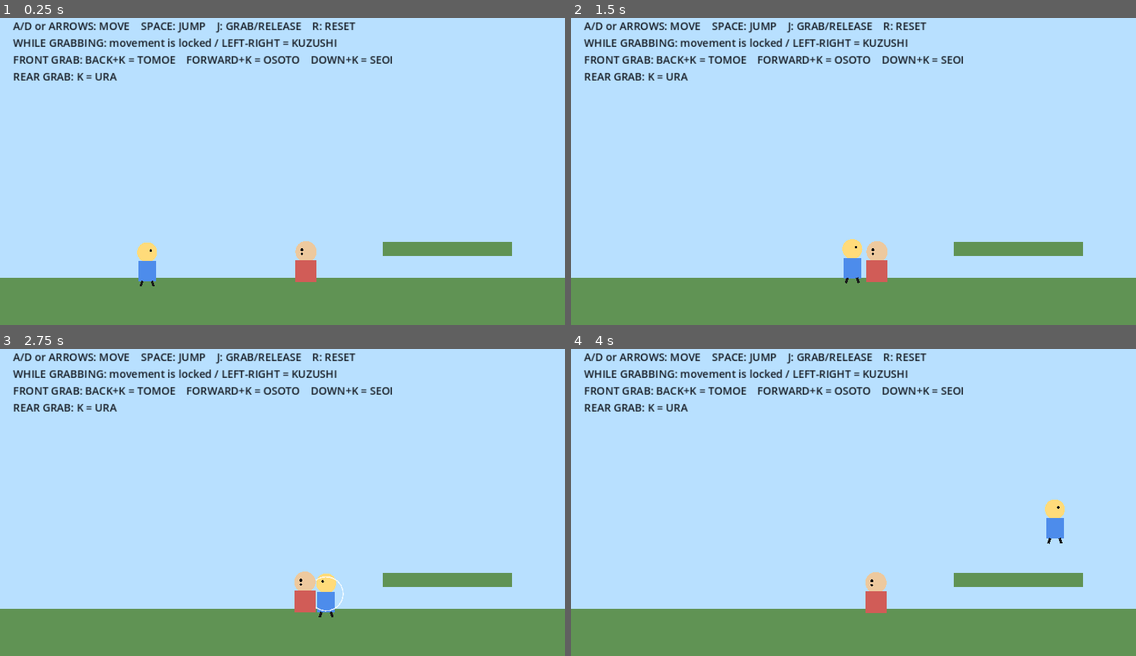
Above: before the commit, frames 1-4 (two rows, left to right).
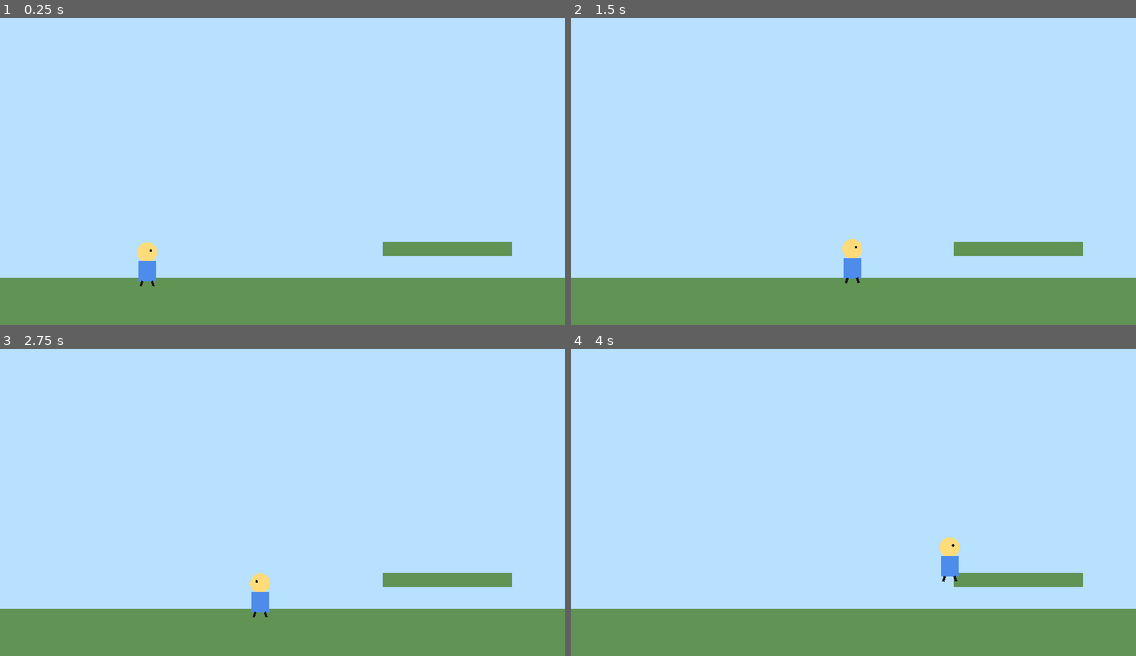
Above: after the commit, the same moments.

Repository: arimottyan-sketch/judo_game
Game: Godot game, scene res://main.tscn
Two runs of this game, one before a commit and one after it. Both use one fixed random seed, a clock stepped at 60 frames per second and the inputs below.
Inputs:
- Up to frame 1 (0.25 s): no input
- Up to frame 2 (1.5 s): tap Enter at 0.5 s; hold D (move_right) from 0.53 s (still down); tap J (grab) at 0.6, 1.35 s; tap Space (jump) at 0.77 s
- Up to frame 3 (2.75 s): tap Space (jump) at 1.52 s; release D (move_right) at 2.03 s; hold A (move_left) from 2.03 s (still down); hold K (throw_action) from 2.03 s (still down); tap J (grab) at 2.3 s
- Up to frame 4 (4 s): release A (move_left) at 2.78 s; release K (throw_action) at 2.78 s; hold D (move_right) from 2.78 s (still down); tap J (grab) at 2.85, 3.6 s; tap Space (jump) at 3.02, 3.77 s

The runs differ from the first frame. In frame 1, 3.5% of the frame differs, in the area x 2-70%, y 1-87%; in frame 2, 3.5%; in frame 3, 4.3%, in the area x 2-70%, y 1-88%; in frame 4, 4.3%.
Error after the commit: Parse Error: Cannot infer the type of "total_impact" variable because the value doesn't have a set type. (res://enemy.gd:73)

Commit message:
Add files via upload

Diff:
--- a/enemy.gd
+++ b/enemy.gd
@@ -12,6 +12,12 @@
 var down_timer := 0.0
 var hp := 4.0
 var kuzushi_dir := 0
+
+var spin_speed := 0.0
+var fx_power := 1.0
+var trail_timer := 0.0
+var force_slam := false
+var time_in_air := 0.0
 
 func _ready() -> void:
     add_to_group("enemy")
@@ -35,26 +41,56 @@
 
     if state == State.NORMAL:
         velocity.x = move_toward(velocity.x, 0.0, 900.0 * delta)
+        rotation = lerp_angle(rotation, 0.0, min(1.0, 12.0 * delta))
     elif state == State.DOWN:
         down_timer -= delta
         velocity.x = move_toward(velocity.x, 0.0, 500.0 * delta)
+        rotation = lerp_angle(rotation, deg_to_rad(78.0), min(1.0, 10.0 * delta))
         if down_timer <= 0.0:
             state = State.NORMAL
             throw_name = ""
+            rotation = 0.0
     elif state == State.THROWN:
-        pass
+        time_in_air += delta
+        rotation += spin_speed * delta
 
-    var before_vy := velocity.y
+        # Ura-nage rises briefly and then is pulled into a violent near-vertical slam.
+        if force_slam and time_in_air > 0.18:
+            velocity.x = move_toward(velocity.x, 0.0, 900.0 * delta)
+            velocity.y += 1500.0 * delta
+
+        trail_timer -= delta
+        if trail_timer <= 0.0 and velocity.length() > 280.0:
+            trail_timer = 0.045 if fx_power >= 1.4 else 0.07
+            _fx("spawn_trail", [global_position, velocity.normalized(), fx_power])
+
+    var before_velocity := velocity
     move_and_slide()
 
     if state == State.THROWN and is_on_floor():
-        var landing_speed := abs(before_vy)
-        hp -= impact_power + landing_speed / 420.0
+        var landing_speed := abs(before_velocity.y)
+        var horizontal_speed := abs(before_velocity.x)
+        var total_impact := impact_power + landing_speed / 430.0 + horizontal_speed / 1050.0
+        hp -= total_impact
+
+        var slam_strength := clamp(fx_power + landing_speed / 700.0, 1.0, 2.8)
+        _fx("spawn_impact", [global_position + Vector2(0, 26), slam_strength, throw_name == "URA"])
+        _fx("request_shake", [slam_strength])
+        _fx("request_hitstop", [0.035 + 0.018 * slam_strength])
+
         state = State.DOWN
-        down_timer = 1.0
-        velocity.x *= 0.30
+        down_timer = 0.85 + 0.18 * fx_power
+        velocity.x *= 0.26
         velocity.y = 0.0
+        force_slam = false
+        spin_speed = 0.0
+        time_in_air = 0.0
         queue_redraw()
+
+func _fx(method: StringName, args: Array) -> void:
+    for fx_node in get_tree().get_nodes_in_group("game_fx"):
+        if fx_node.has_method(method):
+            fx_node.callv(method, args)
 
 func can_be_grabbed() -> bool:
     return state == State.NORMAL or state == State.DOWN
@@ -70,6 +106,9 @@
     kuzushi_dir = 0
     collision_layer = 0
     collision_mask = 0
+    spin_speed = 0.0
+    force_slam = false
+    rotation = 0.0
     queue_redraw()
 
 func release_grab() -> void:
@@ -85,11 +124,17 @@
     if state != State.GRABBED:
         return
     kuzushi_dir = clampi(direction, -1, 1)
-    # Lean in the visually requested direction. This does NOT move the pair.
     rotation = deg_to_rad(10.0 * kuzushi_dir)
     queue_redraw()
 
-func receive_throw(initial_velocity: Vector2, damage: float, technique: String) -> void:
+func receive_throw(
+    initial_velocity: Vector2,
+    damage: float,
+    technique: String,
+    angular_speed: float = 8.0,
+    effect_power: float = 1.0,
+    slam_mode: bool = false
+) -> void:
     holder = null
     state = State.THROWN
     velocity = initial_velocity
@@ -99,6 +144,15 @@
     rotation = 0.0
     collision_layer = 1
     collision_mask = 1
+
+    spin_speed = angular_speed
+    fx_power = effect_power
+    trail_timer = 0.0
+    force_slam = slam_mode
+    time_in_air = 0.0
+
+    _fx("spawn_launch", [global_position, initial_velocity.normalized(), effect_power])
+    _fx("request_shake", [0.35 * effect_power])
     queue_redraw()
 
 func _draw() -> void:
@@ -112,11 +166,12 @@
     draw_circle(Vector2(7 * facing, -16), 2.0, Color(0.05,0.05,0.05))
 
     if state == State.GRABBED and kuzushi_dir != 0:
-        # Simple sweat cue for kuzushi. No font needed.
         draw_circle(Vector2(-25 * kuzushi_dir, -30), 4, Color(0.35,0.75,1.0))
         draw_circle(Vector2(-29 * kuzushi_dir, -22), 2.5, Color(0.35,0.75,1.0))
 
     if state == State.THROWN:
-        draw_arc(Vector2.ZERO, 32, 0, TAU, 18, Color(1,1,1,0.65), 2)
+        # Airflow ring around the thrown enemy.
+        draw_arc(Vector2.ZERO, 33, 0, TAU, 18, Color(1,1,1,0.72), 2.5)
+
     if state == State.DOWN:
         draw_circle(Vector2(-25, -28), 4, Color(0.35,0.75,1.0))
--- /dev/null
+++ b/fx.gd
@@ -0,0 +1,64 @@
+extends Node2D
+
+var kind := "impact"
+var life := 0.25
+var total_life := 0.25
+var direction := Vector2.RIGHT
+var power := 1.0
+
+func setup(effect_kind: String, effect_direction: Vector2 = Vector2.RIGHT, effect_power: float = 1.0, duration: float = 0.25) -> void:
+    kind = effect_kind
+    direction = effect_direction.normalized() if effect_direction.length() > 0.01 else Vector2.RIGHT
+    power = effect_power
+    life = duration
+    total_life = duration
+    z_index = 50
+    queue_redraw()
+
+func _process(delta: float) -> void:
+    life -= delta
+    if life <= 0.0:
+        queue_free()
+        return
+    queue_redraw()
+
+func _draw() -> void:
+    var t := clamp(1.0 - life / total_life, 0.0, 1.0)
+    var fade := 1.0 - t
+
+    match kind:
+        "launch":
+            # Short white/yellow burst pointing opposite the throw direction.
+            var back := -direction
+            for i in range(6):
+                var spread := (float(i) - 2.5) * 0.16
+                var d := direction.rotated(spread)
+                var start := -d * (8.0 + i * 2.0)
+                var end := -d * (30.0 + 7.0 * power) * (0.6 + 0.4 * fade)
+                draw_line(start, end, Color(1.0, 1.0, 1.0, 0.80 * fade), 3.0)
+            draw_circle(Vector2.ZERO, 10.0 * (1.0 + t), Color(1.0, 0.88, 0.35, 0.40 * fade))
+
+        "trail":
+            var radius := 18.0 * (0.9 + 0.25 * t)
+            draw_circle(Vector2(0, -15), radius, Color(1.0, 1.0, 1.0, 0.12 * fade))
+            draw_line(Vector2.ZERO, -direction * (24.0 + power * 10.0), Color(1.0, 1.0, 1.0, 0.35 * fade), 4.0)
+
+        "impact":
+            var r := 12.0 + t * (35.0 + 15.0 * power)
+            draw_arc(Vector2.ZERO, r, 0.0, TAU, 32, Color(1.0, 1.0, 1.0, 0.9 * fade), 4.0)
+            for i in range(10):
+                var a := TAU * float(i) / 10.0
+                var d := Vector2(cos(a), sin(a))
+                var inner := d * (10.0 + t * 12.0)
+                var outer := d * (28.0 + power * 14.0 + t * 24.0)
+                draw_line(inner, outer, Color(1.0, 0.86, 0.30, 0.9 * fade), 4.0)
+            # Dust puffs near the ground.
+            draw_circle(Vector2(-20.0 - 18.0 * t, 4.0), 8.0 * fade, Color(0.88, 0.82, 0.68, 0.55 * fade))
+            draw_circle(Vector2(20.0 + 18.0 * t, 4.0), 8.0 * fade, Color(0.88, 0.82, 0.68, 0.55 * fade))
+
+        "slam":
+            var r := 10.0 + t * (45.0 + 18.0 * power)
+            draw_arc(Vector2.ZERO, r, PI, TAU, 28, Color(1.0, 1.0, 1.0, 0.95 * fade), 5.0)
+            for i in range(8):
+                var x := -42.0 + i * 12.0
+                draw_line(Vector2(x * 0.45, 0), Vector2(x, -18.0 - 22.0 * power * fade), Color(1.0, 0.72, 0.22, 0.85 * fade), 4.0)
--- a/main.gd
+++ b/main.gd
@@ -2,12 +2,21 @@
 
 const PlayerScript = preload("res://player.gd")
 const EnemyScript = preload("res://enemy.gd")
+const FxScript = preload("res://fx.gd")
 
 var player
 var enemy
+var camera: Camera2D
+
+var shake_time := 0.0
+var shake_strength := 0.0
+var hitstop_active := false
 
 func _ready() -> void:
+    add_to_group("game_fx")
     _setup_input()
+    _setup_camera()
+
     _make_ground(Vector2(480, 500), Vector2(960, 80))
     _make_ground(Vector2(760, 410), Vector2(220, 24))
 
@@ -22,9 +31,61 @@
 
     _make_ui()
 
-func _process(_delta: float) -> void:
+func _process(delta: float) -> void:
     if Input.is_action_just_pressed("reset"):
+        Engine.time_scale = 1.0
         get_tree().reload_current_scene()
+        return
+
+    if shake_time > 0.0:
+        shake_time -= delta
+        var falloff := clamp(shake_time / 0.20, 0.0, 1.0)
+        camera.offset = Vector2(
+            randf_range(-shake_strength, shake_strength),
+            randf_range(-shake_strength, shake_strength)
+        ) * falloff
+    else:
+        camera.offset = camera.offset.lerp(Vector2.ZERO, min(1.0, 18.0 * delta))
+
+func _setup_camera() -> void:
+    camera = Camera2D.new()
+    camera.position = Vector2(480, 270)
+    camera.enabled = true
+    add_child(camera)
+
+func spawn_launch(pos: Vector2, direction: Vector2, power: float) -> void:
+    var fx = FxScript.new()
+    add_child(fx)
+    fx.global_position = pos
+    fx.setup("launch", direction, power, 0.16)
+
+func spawn_trail(pos: Vector2, direction: Vector2, power: float) -> void:
+    var fx = FxScript.new()
+    add_child(fx)
+    fx.global_position = pos
+    fx.setup("trail", direction, power, 0.16)
+
+func spawn_impact(pos: Vector2, power: float, is_slam: bool = false) -> void:
+    var fx = FxScript.new()
+    add_child(fx)
+    fx.global_position = pos
+    fx.setup("slam" if is_slam else "impact", Vector2.UP, power, 0.30)
+
+func request_shake(power: float) -> void:
+    shake_time = max(shake_time, 0.10 + 0.035 * power)
+    shake_strength = max(shake_strength, 3.0 + 4.2 * power)
+
+func request_hitstop(duration: float) -> void:
+    if hitstop_active:
+        return
+    _do_hitstop(duration)
+
+func _do_hitstop(duration: float) -> void:
+    hitstop_active = true
+    Engine.time_scale = 0.10
+    await get_tree().create_timer(duration, true, false, true).timeout
+    Engine.time_scale = 1.0
+    hitstop_active = false
 
 func _make_ground(pos: Vector2, size: Vector2) -> void:
     var body := StaticBody2D.new()
@@ -50,7 +111,7 @@
 func _make_ui() -> void:
     var label := Label.new()
     label.position = Vector2(22, 18)
-    label.text = "A/D or ARROWS: MOVE    SPACE: JUMP    J: GRAB/RELEASE    R: RESET\nWHILE GRABBING: movement is locked / LEFT-RIGHT = KUZUSHI\nFRONT GRAB: BACK+K = TOMOE    FORWARD+K = OSOTO    DOWN+K = SEOI\nREAR GRAB: K = URA"
+    label.text = "A/D or ARROWS: MOVE    SPACE: JUMP    J: GRAB/RELEASE    R: RESET\nGRABBING: LEFT/RIGHT = KUZUSHI, NO WALKING\nFRONT: BACK+K TOMOE / FORWARD+K OSOTO / DOWN+K SEOI    REAR: K URA"
     label.add_theme_font_size_override("font_size", 18)
     label.add_theme_color_override("font_color", Color(0.08, 0.10, 0.13))
     add_child(label)
--- a/player.gd
+++ b/player.gd
@@ -43,8 +43,6 @@
         else:
             velocity.x = move_toward(velocity.x, 0.0, SPEED * 6.0 * delta)
     else:
-        # Grab state: normal walking is completely disabled.
-        # Left/right/down are reserved for kuzushi and throw selection.
         velocity.x = 0.0
         held_enemy.global_position = global_position + Vector2(36 * facing, -2)
         held_enemy.velocity = Vector2.ZERO
@@ -57,21 +55,19 @@
             _release_enemy()
 
     if held_enemy != null:
-        _update_throw_input(delta)
+        _update_throw_input()
 
     move_and_slide()
     queue_redraw()
 
-func _update_throw_input(_delta: float) -> void:
+func _update_throw_input() -> void:
     if held_enemy == null:
         return
 
-    # Rear grab: K alone is Ura-nage.
     if grabbed_from_behind and Input.is_action_just_pressed("throw_action"):
         _perform_throw("uranage")
         return
 
-    # Buffer K briefly, so K -> direction and direction -> K both work.
     if Input.is_action_just_pressed("throw_action"):
         throw_buffer = THROW_INPUT_BUFFER
 
@@ -106,8 +102,6 @@
     if held_enemy == null or grabbed_from_behind:
         return
 
-    # For v0.2 this is visual feedback only.
-    # Later enemy types will require the correct kuzushi before a throw succeeds.
     var left := Input.is_action_pressed("move_left")
     var right := Input.is_action_pressed("move_right")
 
@@ -166,17 +160,31 @@
     held_enemy = null
     throw_buffer = 0.0
 
+    # The four techniques deliberately have very different "feel".
+    # Values are prototype tuning parameters, not final balance.
     match kind:
         "osoto":
-            enemy.receive_throw(Vector2(260.0 * facing, -80.0), 1.0, "OSOTO")
+            # Low, sharp forward reap. Short travel, quick ground contact.
+            enemy.receive_throw(Vector2(390.0 * facing, -115.0), 1.05, "OSOTO", 8.0 * facing, 1.0)
+            _throw_pose_kick(Vector2(-5.0 * facing, 0.0))
         "seoi":
-            enemy.receive_throw(Vector2(-330.0 * facing, -150.0), 1.5, "SEOI")
+            # Fast backward arc with a heavier slam than Osoto.
+            enemy.receive_throw(Vector2(-455.0 * facing, -315.0), 1.65, "SEOI", -11.0 * facing, 1.25)
+            _throw_pose_kick(Vector2(9.0 * facing, 2.0))
         "tomoe":
-            enemy.receive_throw(Vector2(-590.0 * facing, -250.0), 1.3, "TOMOE")
+            # Signature long-range launch. Very high horizontal momentum.
+            enemy.receive_throw(Vector2(-820.0 * facing, -285.0), 1.35, "TOMOE", -15.0 * facing, 1.55)
+            _throw_pose_kick(Vector2(14.0 * facing, 0.0))
         "uranage":
-            enemy.receive_throw(Vector2(45.0 * facing, 380.0), 2.5, "URA")
+            # Rear-grab power slam: little travel, violent downward impact.
+            enemy.receive_throw(Vector2(-115.0 * facing, -420.0), 2.7, "URA", 12.0 * facing, 1.85, true)
+            _throw_pose_kick(Vector2(8.0 * facing, 3.0))
 
     grabbed_from_behind = false
+
+func _throw_pose_kick(offset: Vector2) -> void:
+    # Tiny recoil gives the thrower some physical reaction without locking controls.
+    global_position += offset
 
 func _draw() -> void:
     draw_circle(Vector2(0, -20), 17, Color(1.0, 0.86, 0.48))
Not shown, changed: README.md
